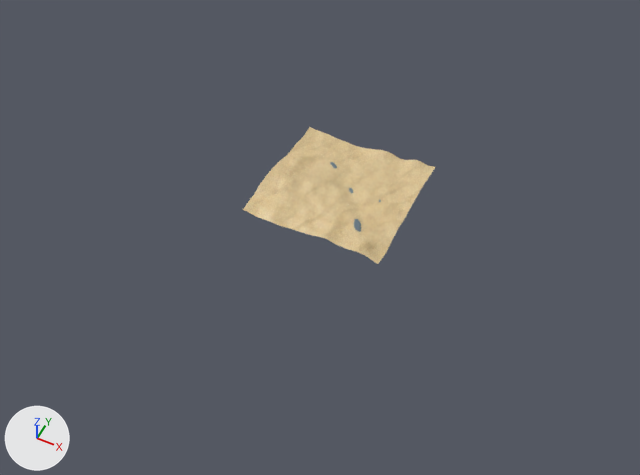
The glTF model assets/3d/terrain/terrain.gltf: old version first, new version second.
Both versions are drawn from a 50 mm camera at (216.0, -473.0, 529.0) aimed at (-3.0, -35.0, -18.0). The lights are fixed; the arrows at lower left show +X, +Y and +Z. Where no turn or scale is listed for an object, it has been applied to the vertices.
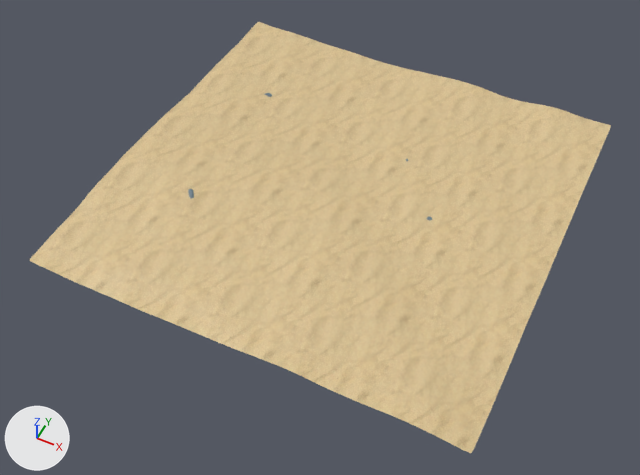
What changed in the scene script:
```text
Change ob_plane:
    ob_plane.scale: (-23.8, -23.8, -23.8) -> (-71.6, -71.6, -23.8)
Remove ob_cube_002:
    ob_cube_002 = bpy.data.objects.new('Cube.002', me_cube_002)
    ob_cube_002.location = (22.6, -36.4, -25.4)
    ob_cube_002.rotation_euler = (0.0812, 0.179, 0.617)  # degrees (4.7, 10, 35)
    ob_cube_002.scale = (1.53, 3.24, 1.36)
Change ob_cube:
    remove ob_cube.parent = ob_cube_002
    ob_cube.scale: (0.571, 0.451, 0.73) -> (1.0, 1.0, 1.0)
Change ob_cube_001:
    remove ob_cube_001.parent = ob_cube_002
    ob_cube_001.scale: (0.865, 0.448, 0.731) -> (1.49, 1.0, 1.01)
Change ob_cube_003:
    remove ob_cube_003.parent = ob_cube_002
    ob_cube_003.rotation_euler: (0.589, -0.00493, -0.937) -> (0.0214, 0.136, -0.933)  # degrees (34, -0.3, -54) -> degrees (1.2, 7.8, -53)
    ob_cube_003.scale: (1.06, 0.658, 0.682) -> (2.61, 1.0, 1.0)
```

What differs and where, as boxes [x1, y1, x2, y2] in the pictures (640 x 475 px):
'Plane', rescaled (202% wider, 213% taller): before [243, 127, 435, 264]; after [29, 22, 611, 453]
'Cube.002', deleted: before [354, 219, 361, 232]
'Cube.001', rescaled: before [330, 162, 337, 169]; after [265, 93, 272, 97]
'Cube.003', turned, rescaled (not visible before): after [188, 189, 194, 199]
'Cube', rescaled: before [349, 188, 353, 193]; after [427, 216, 432, 221]
